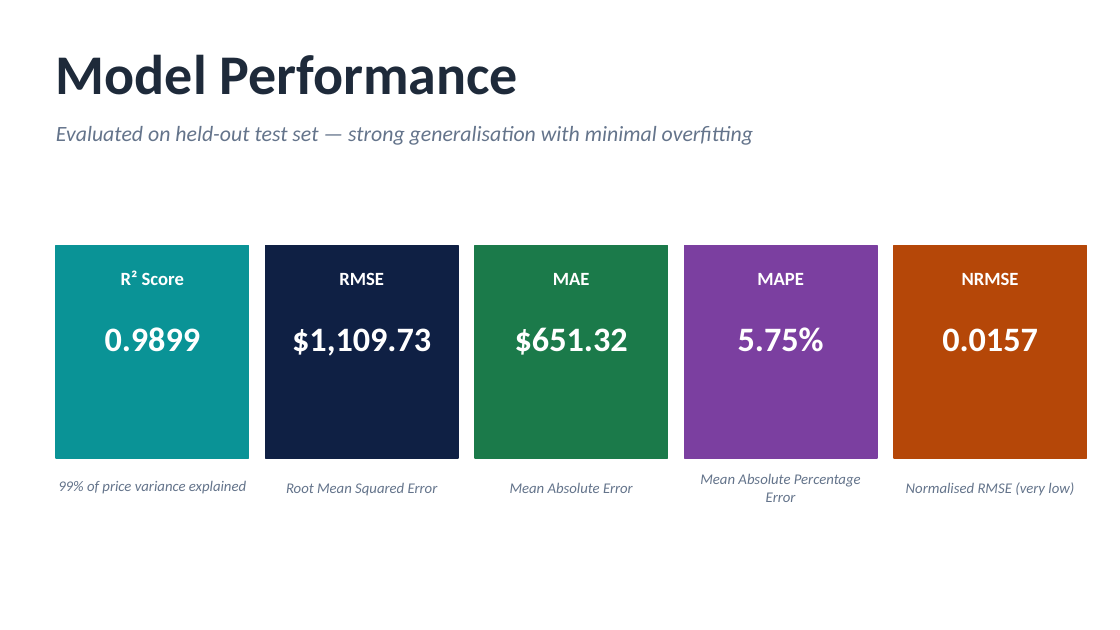
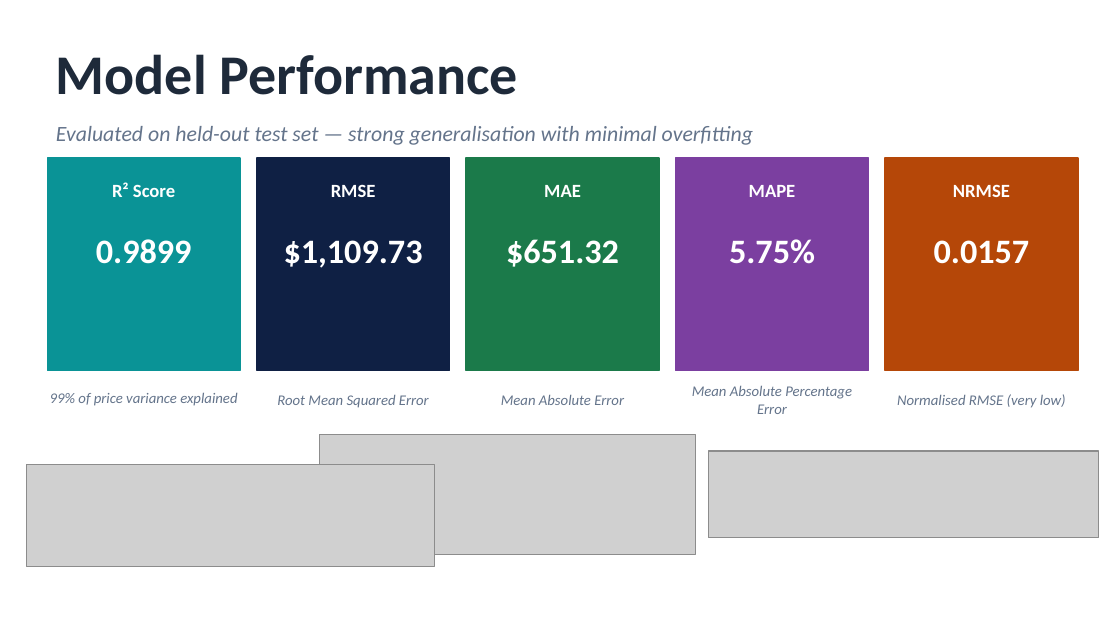
Before and after one commit to shiref-ashraf/Car-price-prediction, a slide deck: slide 14 of CarPricePrediction Final.pptx. Drawn at 1120x630 pixels with LibreOffice and Linux fonts; fonts in the diff are those of the drawing; grey boxes stand for pictures. Boxes give left, top, right and bottom in pixels: in the first picture for what was removed or moved away, otherwise in the second. Text is boxed around its words. In the diff, an @@ line names an element or a change of style, - is before the commit and + after.

```diff
--- a/CarPricePrediction Final.pptx
+++ b/CarPricePrediction Final.pptx
@@ 14 texts, 5 rectangles: place and size @@
-14 texts, 5 rectangles at (56,245,1086,502)
+14 texts, 5 rectangles at (47,158,1077,414)
@@ text "99% of price variance explained": place and size @@
-text "99% of price variance explained" at (58,481,246,494)
+text "99% of price variance explained" at (50,392,237,406)
@@ picture added at (319,435,696,554) @@
@@ picture added at (26,465,433,567) @@
@@ picture added at (708,451,1099,539) @@
```
Also in this commit, not shown: 3 other slides changed, 1 slide added, 1 slide removed.
